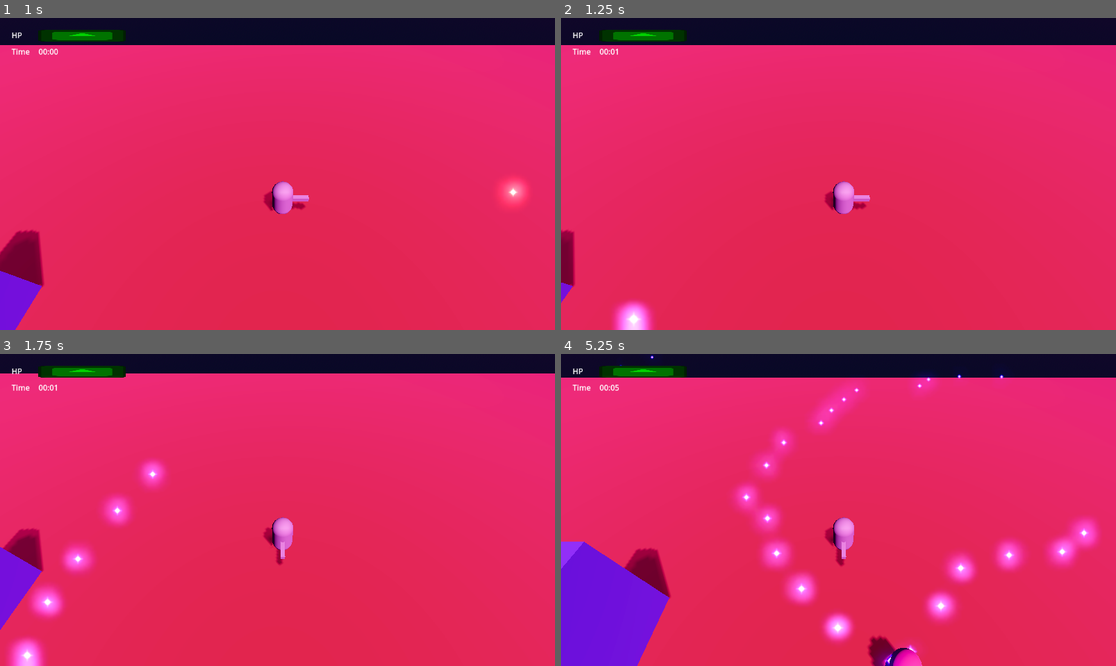
Above: before the commit, frames 1-4 (two rows, left to right).
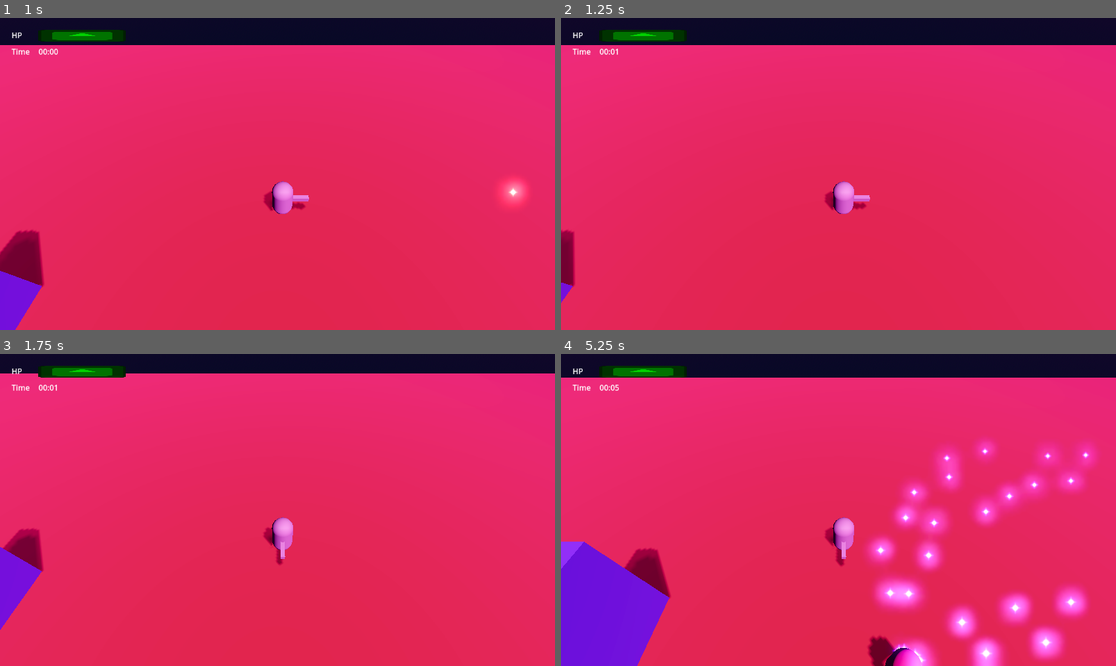
Above: after the commit, the same moments.

Repository: AndreRufo/ophi13
Game: Godot game, scene res://world.tscn
Two runs of this game, one before a commit and one after it. Both use one fixed random seed, a clock stepped at 60 frames per second and the inputs below. The engine's default icon, where the game draws it, is replaced by a stand-in: a white triangle on a blue panel in a dark square.
Inputs:
- Up to frame 1 (1 s): tap Enter (ui_accept) at 0.5, 0.77 s; hold Right (ui_right) from 0.53 s (still down)
- Up to frame 2 (1.25 s): keep holding Right (ui_right)
- Up to frame 3 (1.75 s): release Right (ui_right) at 1.28 s; hold Down (ui_down) from 1.28 s (still down); tap Enter (ui_accept) at 1.52 s
- Up to frame 4 (5.25 s): release Down (ui_down) at 2.03 s; hold Right (ui_right) 2.03-2.78 s; hold Up (ui_up) 2.78-3.53 s; tap Enter (ui_accept) at 3.02, 3.77, 4.52 s; hold Left (ui_left) 3.53-5.03 s; hold Down (ui_down) from 5.03 s (still down)

Frame 1 is identical in both runs. In frame 2, 0.6% of the frame differs, in the area x 9-17%, y 90-100%; in frame 3, 2.4%; in frame 4, 16%, in the area x 10-98%, y 0-100%.

Commit message:
Auto stash before merge of "main" and "origin/main"

Diff:
--- a/Prefabs/Aries.tscn
+++ b/Prefabs/Aries.tscn
@@ -6,26 +6,33 @@
 [ext_resource type="PackedScene" uid="uid://daa4scifdiejw" path="res://Prefabs/Bullet.tscn" id="4_1vi8u"]
 [ext_resource type="Material" uid="uid://iamf6dkl4p2" path="res://Assets/enemy_bullet_material_3d.tres" id="5_6u17x"]
 
+[sub_resource type="Curve" id="Curve_3j06l"]
+min_value = -1.0
+_data = [Vector2(0, 0), 0.0, 0.0, 0, 0, Vector2(0.25, 1), 0.0, 0.0, 0, 0, Vector2(0.75, -1), 0.0, 0.0, 0, 0, Vector2(1, 0), 0.0, 0.0, 0, 0]
+point_count = 4
+
 [node name="Aries" instance=ExtResource("1_qi0ms")]
 script = ExtResource("2_qyowq")
 ChargeSpeed = 1.0
 TriggerChargeDistance = 1.0
+AngleCurve = SubResource("Curve_3j06l")
 
 [node name="BulletSpawner" parent="BulletSpawnersContainer" index="0" instance=ExtResource("3_ivmvv")]
+transform = Transform3D(0.766044, 0, -0.642788, 0, 1, 0, 0.642788, 0, 0.766044, 0, 0, 0)
 BulletScene = ExtResource("4_1vi8u")
 BulletMaterial = ExtResource("5_6u17x")
 
 [node name="BulletSpawner2" parent="BulletSpawnersContainer" index="1" instance=ExtResource("3_ivmvv")]
-transform = Transform3D(-4.37114e-08, 0, 1, 0, 1, 0, -1, 0, -4.37114e-08, 0, 0, 0)
+transform = Transform3D(0.939693, 0, -0.34202, 0, 1, 0, 0.34202, 0, 0.939693, 0, 0, 0)
 BulletScene = ExtResource("4_1vi8u")
 BulletMaterial = ExtResource("5_6u17x")
 
 [node name="BulletSpawner3" parent="BulletSpawnersContainer" index="2" instance=ExtResource("3_ivmvv")]
-transform = Transform3D(-1, 0, -8.74228e-08, 0, 1, 0, 8.74228e-08, 0, -1, 0, 0, 0)
+transform = Transform3D(0.939693, 0, 0.34202, 0, 1, 0, -0.34202, 0, 0.939693, 0, 0, 0)
 BulletScene = ExtResource("4_1vi8u")
 BulletMaterial = ExtResource("5_6u17x")
 
 [node name="BulletSpawner4" parent="BulletSpawnersContainer" index="3" instance=ExtResource("3_ivmvv")]
-transform = Transform3D(1.19249e-08, 0, -1, 0, 1, 0, 1, 0, 1.19249e-08, 0, 0, 0)
+transform = Transform3D(0.766044, 0, 0.642788, 0, 1, 0, -0.642788, 0, 0.766044, 0, 0, 0)
 BulletScene = ExtResource("4_1vi8u")
 BulletMaterial = ExtResource("5_6u17x")
--- a/ScriptsNew/Aries.gd
+++ b/ScriptsNew/Aries.gd
@@ -5,6 +5,10 @@
 var Charging : bool = false
 var charge_velocity : Vector3
 var charge_timer = 0
+
+@export var AngleCurve : Curve;
+
+var currentCurveVal = 0;
 
 func _update(delta):
 	$BulletSpawnersContainer.rotate_y(deg_to_rad(0.5));
Not shown: 1 places in Prefabs/Aries.tscn that only renumber resources
Not shown: 1 places in world.tscn that only renumber resources
